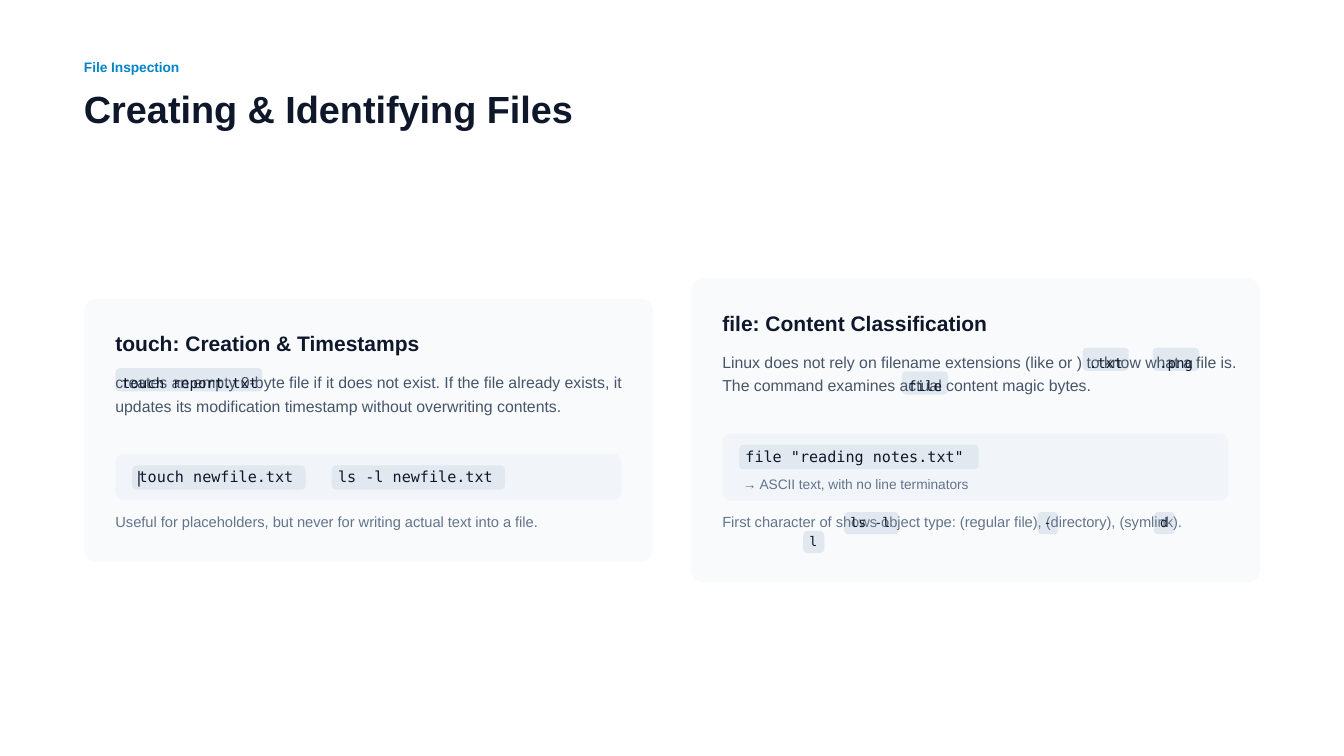
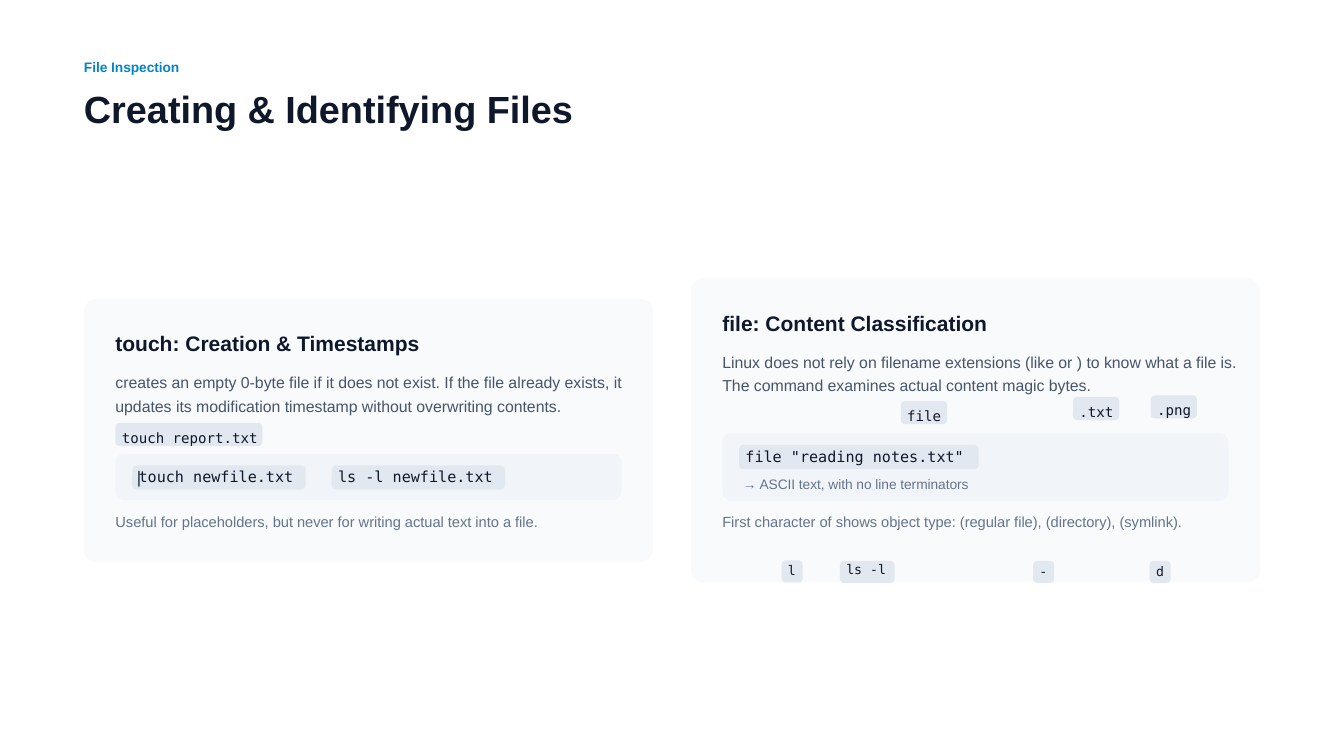
Before and after one commit to flybfree/Linux_Introduction_recovered, a slide deck: slide 7 of Presentation/Lesson 3_ Files, Directories, and Paths.pptx. Drawn at 1344x756 pixels with LibreOffice and Linux fonts; fonts in the diff are those of the drawing. Boxes give left, top, right and bottom in pixels: in the first picture for what was removed or moved away, otherwise in the second. Text is boxed around its words. In the diff, an @@ line names an element or a change of style, - is before the commit and + after.

```diff
--- a/Presentation/Lesson 3_ Files, Directories, and Paths.pptx
+++ b/Presentation/Lesson 3_ Files, Directories, and Paths.pptx
@@ rounded rectangle: place and size @@
-rounded rectangle at box(902, 371, 949, 394)
+rounded rectangle at box(901, 401, 948, 424)
@@ text "file": place and size @@
-text "file" at box(908, 380, 942, 391)
+text "file" at box(907, 410, 941, 421)
@@ rounded rectangle: place and size @@
-rounded rectangle at box(1083, 348, 1129, 371)
+rounded rectangle at box(1074, 397, 1120, 420)
@@ text ".txt": place and size @@
-text ".txt" at box(1089, 356, 1123, 368)
+text ".txt" at box(1079, 407, 1113, 417)
@@ rounded rectangle: place and size @@
-rounded rectangle at box(1153, 348, 1200, 371)
+rounded rectangle at box(1151, 395, 1198, 418)
@@ text ".png": place and size @@
-text ".png" at box(1159, 358, 1193, 371)
+text ".png" at box(1157, 407, 1191, 418)
@@ rounded rectangle: place and size @@
-rounded rectangle at box(116, 368, 263, 391)
+rounded rectangle at box(116, 423, 263, 447)
@@ text "touch report.txt": place and size @@
-text "touch report.txt" at box(122, 377, 258, 391)
+text "touch report.txt" at box(122, 432, 258, 446)
@@ rounded rectangle: place and size @@
-rounded rectangle at box(804, 531, 825, 554)
+rounded rectangle at box(782, 561, 804, 583)
@@ text "l": place and size @@
-text "l" at box(809, 536, 817, 546)
+text "l" at box(788, 565, 796, 575)
@@ 3 texts, 3 rounded rectangles: place and size @@
-3 texts, 3 rounded rectangles at box(845, 512, 1176, 534)
+3 texts, 3 rounded rectangles at box(840, 561, 1172, 583)
```
Also in this commit, not shown: 4 other slides changed, 7 other files.
